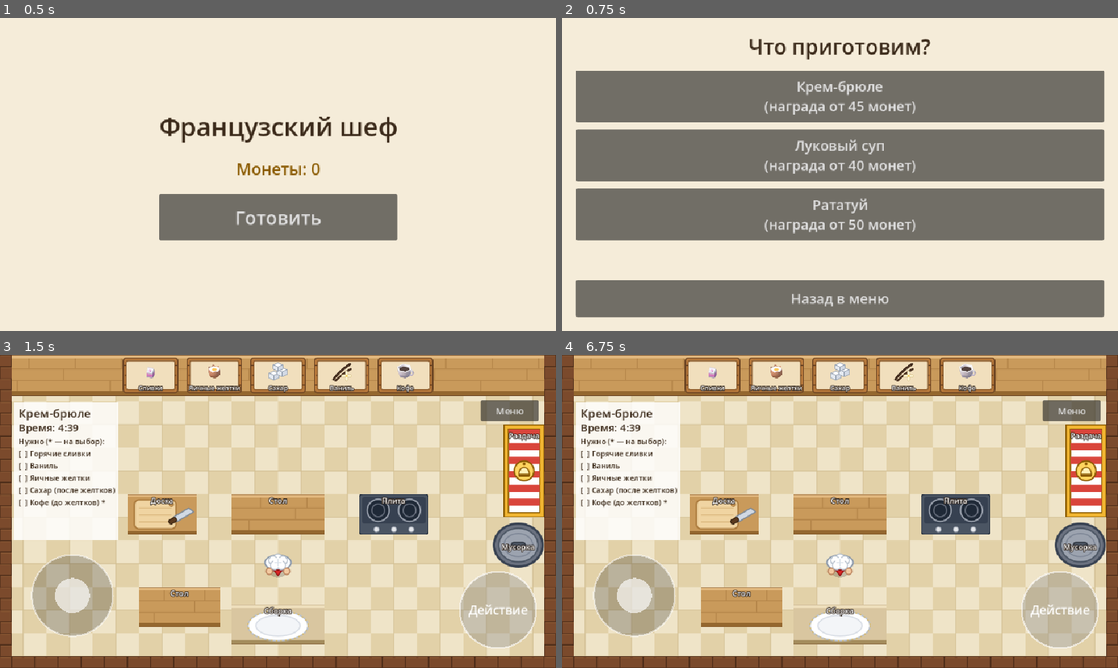
Above: before the commit, frames 1-4 (two rows, left to right).
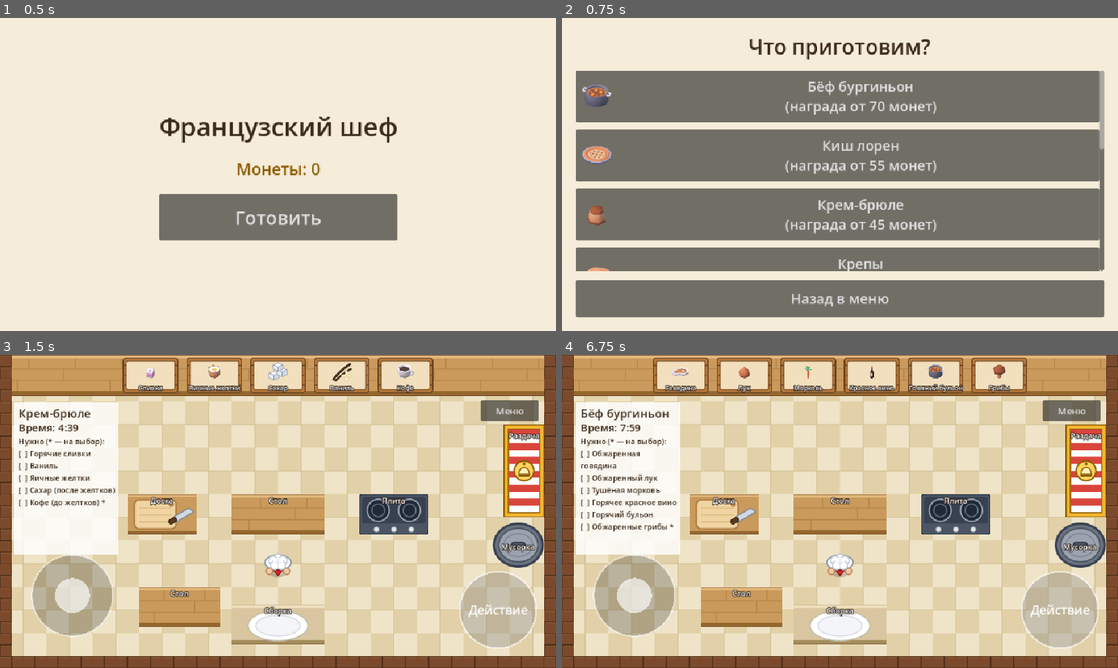
Above: after the commit, the same moments.

Repository: makedonski792-dot/Cheef-NAT
Game: Godot game, scene res://scenes/main_menu.tscn
Two runs of this game, one before a commit and one after it. Both use one fixed random seed, a clock stepped at 60 frames per second and the inputs below.
Inputs (mouse positions are in pixels of both pictures, inside the frame that each line leads up to):
- Up to frame 1 (0.5 s): no input
- Up to frame 2 (0.75 s): click "Готовить" at 0.5 s
- Up to frame 3 (1.5 s): click "Крем-брюле (награда от 45 мон…" at 1.25 s
- Up to frame 4 (6.75 s): click "Меню" at 2 s; tap Enter (ui_accept) at 2.75, 3.02, 3.5, 4.25, 5, 5.75, 6.02 s; move the mouse to (962, 495) at 2.77 s; hold Right (ui_right) 2.78-3.5 s; click (962, 495) at 2.92 s; drag from (728, 527) to (812, 574) at 3.52 s; move the mouse to (895, 442) at 4.27 s; hold Right (ui_right) 4.28-5 s; drag from (812, 574) to (673, 464) at 5.02 s; move the mouse to (1006, 558) at 5.77 s; hold Left (ui_left) 5.78-6.5 s; click (840, 433) at 6.5 s, where only the run after the commit has a clickable "Бёф бургиньон (награда от 70 …"

Frame 1 is identical in both runs. In frame 2, 11% of the frame differs, in the area x 2-98%, y 16-81%; in frame 3, 0.9%; in frame 4, 6.9%.

Commit message:
6 новых рецептов (крок-месье, нисуаз, бургиньон, киш, крепы, мидии), картинки блюд, проверка всех рецептов
Co-Authored-By: Claude Sonnet 5.5 <noreply@anthropic.com>

Diff:
--- /dev/null
+++ b/data/recipes/boeuf_bourguignon.json
@@ -0,0 +1,22 @@
+{
+	"id": "boeuf_bourguignon",
+	"name": "Бёф бургиньон",
+	"description": "Говядина, тушёная в красном вине с овощами. Сложное блюдо: вино можно лить только после мяса. С грибами вкуснее.",
+	"base_reward": 70,
+	"par_time": 220,
+	"time_limit": 480,
+	"dish_icon": "pot-stew",
+	"ingredients": ["beef", "onion", "carrot", "red_wine", "beef_broth", "mushroom"],
+	"steps": [
+		{"id": "beef", "text": "Обжаренная говядина", "item": {"id": "beef", "state": "cooked"}, "requires": []},
+		{"id": "onion", "text": "Обжаренный лук", "item": {"id": "onion", "state": "cooked"}, "requires": []},
+		{"id": "carrot", "text": "Тушёная морковь", "item": {"id": "carrot", "state": "cooked"}, "requires": []},
+		{"id": "wine", "text": "Горячее красное вино", "item": {"id": "red_wine", "state": "cooked"}, "requires": ["beef"]},
+		{"id": "broth", "text": "Горячий бульон", "item": {"id": "beef_broth", "state": "cooked"}, "requires": ["wine", "onion", "carrot"]},
+		{"id": "mushroom", "text": "Обжаренные грибы", "item": {"id": "mushroom", "state": "cooked"}, "requires": ["onion"]}
+	],
+	"variants": [
+		{"id": "classic", "name": "Классический", "needs": ["beef", "onion", "carrot", "wine", "broth"], "bonus": 0},
+		{"id": "mushrooms", "name": "С грибами", "needs": ["beef", "onion", "carrot", "wine", "broth", "mushroom"], "bonus": 15}
+	]
+}
--- a/data/recipes/creme_brulee.json
+++ b/data/recipes/creme_brulee.json
@@ -5,6 +5,7 @@
 	"base_reward": 45,
 	"par_time": 90,
 	"time_limit": 280,
+	"dish_icon": "pudding",
 	"ingredients": ["cream", "egg_yolk", "sugar", "vanilla", "coffee"],
 	"steps": [
 		{"id": "cream", "text": "Горячие сливки", "item": {"id": "cream", "state": "cooked"}, "requires": []},
--- /dev/null
+++ b/data/recipes/crepes.json
@@ -0,0 +1,24 @@
+{
+	"id": "crepes",
+	"name": "Крепы",
+	"description": "Тонкие французские блинчики. Тесто из муки, молока и яйца, растопленное масло, сахар, а сверху лимон или клубника.",
+	"base_reward": 40,
+	"par_time": 100,
+	"time_limit": 280,
+	"dish_icon": "pancakes",
+	"ingredients": ["flour", "milk", "egg", "butter", "sugar", "lemon", "strawberry"],
+	"steps": [
+		{"id": "flour", "text": "Мука", "item": {"id": "flour", "state": "raw"}, "requires": []},
+		{"id": "milk", "text": "Молоко", "item": {"id": "milk", "state": "raw"}, "requires": []},
+		{"id": "egg", "text": "Яйцо", "item": {"id": "egg", "state": "raw"}, "requires": []},
+		{"id": "butter", "text": "Растопленное масло", "item": {"id": "butter", "state": "cooked"}, "requires": []},
+		{"id": "sugar", "text": "Сахар (после теста)", "item": {"id": "sugar", "state": "raw"}, "requires": ["flour", "milk", "egg", "butter"]},
+		{"id": "lemon", "text": "Лимон дольками", "item": {"id": "lemon", "state": "chopped"}, "requires": ["sugar"]},
+		{"id": "strawberry", "text": "Клубника", "item": {"id": "strawberry", "state": "chopped"}, "requires": ["sugar"]}
+	],
+	"variants": [
+		{"id": "sugar", "name": "С сахаром", "needs": ["flour", "milk", "egg", "butter", "sugar"], "bonus": 0},
+		{"id": "lemon", "name": "С лимоном", "needs": ["flour", "milk", "egg", "butter", "sugar", "lemon"], "bonus": 10},
+		{"id": "strawberry", "name": "С клубникой", "needs": ["flour", "milk", "egg", "butter", "sugar", "strawberry"], "bonus": 15}
+	]
+}
--- /dev/null
+++ b/data/recipes/croque_monsieur.json
@@ -0,0 +1,22 @@
+{
+	"id": "croque_monsieur",
+	"name": "Крок-месье",
+	"description": "Горячий сэндвич с ветчиной и сыром под соусом бешамель. Если добавить яичницу сверху, это «крок-мадам».",
+	"base_reward": 45,
+	"par_time": 110,
+	"time_limit": 300,
+	"dish_icon": "sandwich",
+	"ingredients": ["bread", "ham", "gruyere", "butter", "milk", "egg"],
+	"steps": [
+		{"id": "butter", "text": "Растопленное масло", "item": {"id": "butter", "state": "cooked"}, "requires": []},
+		{"id": "milk", "text": "Горячее молоко (бешамель)", "item": {"id": "milk", "state": "cooked"}, "requires": ["butter"]},
+		{"id": "bread", "text": "Поджаренный хлеб", "item": {"id": "bread", "state": "cooked"}, "requires": []},
+		{"id": "ham", "text": "Обжаренная ветчина", "item": {"id": "ham", "state": "cooked"}, "requires": []},
+		{"id": "gruyere", "text": "Тёртый сыр", "item": {"id": "gruyere", "state": "chopped"}, "requires": ["bread"]},
+		{"id": "egg", "text": "Яичница (для мадам)", "item": {"id": "egg", "state": "cooked"}, "requires": ["bread", "ham"]}
+	],
+	"variants": [
+		{"id": "monsieur", "name": "Крок-месье", "needs": ["butter", "milk", "bread", "ham", "gruyere"], "bonus": 0},
+		{"id": "madame", "name": "Крок-мадам", "needs": ["butter", "milk", "bread", "ham", "gruyere", "egg"], "bonus": 15}
+	]
+}
--- /dev/null
+++ b/data/recipes/moules_mariniere.json
@@ -0,0 +1,23 @@
+{
+	"id": "moules_mariniere",
+	"name": "Мидии в вине",
+	"description": "Мидии, сваренные в белом вине с луком и чесноком. Вино надо добавить до мидий. Можно подать со сливками или с багетом.",
+	"base_reward": 60,
+	"par_time": 160,
+	"time_limit": 380,
+	"dish_icon": "pan",
+	"ingredients": ["mussel", "white_wine", "garlic", "onion", "cream", "baguette"],
+	"steps": [
+		{"id": "onion", "text": "Обжаренный лук", "item": {"id": "onion", "state": "cooked"}, "requires": []},
+		{"id": "garlic", "text": "Обжаренный чеснок", "item": {"id": "garlic", "state": "cooked"}, "requires": ["onion"]},
+		{"id": "wine", "text": "Горячее белое вино (до мидий)", "item": {"id": "white_wine", "state": "cooked"}, "requires": ["onion", "garlic"], "blocked_by": ["mussel"]},
+		{"id": "mussel", "text": "Раскрывшиеся мидии", "item": {"id": "mussel", "state": "cooked"}, "requires": ["wine"]},
+		{"id": "cream", "text": "Горячие сливки", "item": {"id": "cream", "state": "cooked"}, "requires": ["mussel"]},
+		{"id": "baguette", "text": "Подсушенный багет", "item": {"id": "baguette", "state": "cooked"}, "requires": []}
+	],
+	"variants": [
+		{"id": "classic", "name": "Классические", "needs": ["onion", "garlic", "wine", "mussel"], "bonus": 0},
+		{"id": "creamy", "name": "Со сливками", "needs": ["onion", "garlic", "wine", "mussel", "cream"], "bonus": 12},
+		{"id": "bread", "name": "С багетом", "needs": ["onion", "garlic", "wine", "mussel", "baguette"], "bonus": 8}
+	]
+}
--- a/data/recipes/onion_soup.json
+++ b/data/recipes/onion_soup.json
@@ -5,6 +5,7 @@
 	"base_reward": 40,
 	"par_time": 120,
 	"time_limit": 320,
+	"dish_icon": "bowl-soup",
 	"ingredients": ["onion", "butter", "beef_broth", "white_wine", "baguette", "gruyere"],
 	"steps": [
 		{"id": "onion", "text": "Обжаренный лук", "item": {"id": "onion", "state": "cooked"}, "requires": []},
--- /dev/null
+++ b/data/recipes/quiche_lorraine.json
@@ -0,0 +1,21 @@
+{
+	"id": "quiche_lorraine",
+	"name": "Киш лорен",
+	"description": "Открытый пирог с беконом, яичной заливкой и сыром. Можно добавить лук-порей.",
+	"base_reward": 55,
+	"par_time": 150,
+	"time_limit": 360,
+	"dish_icon": "pie",
+	"ingredients": ["bacon", "egg", "cream", "gruyere", "leek"],
+	"steps": [
+		{"id": "bacon", "text": "Обжаренный бекон", "item": {"id": "bacon", "state": "cooked"}, "requires": []},
+		{"id": "egg", "text": "Яйца для заливки", "item": {"id": "egg", "state": "raw"}, "requires": []},
+		{"id": "cream", "text": "Сливки (после яиц)", "item": {"id": "cream", "state": "raw"}, "requires": ["egg"]},
+		{"id": "gruyere", "text": "Тёртый сыр (после сливок)", "item": {"id": "gruyere", "state": "chopped"}, "requires": ["cream"]},
+		{"id": "leek", "text": "Обжаренный лук-порей", "item": {"id": "leek", "state": "cooked"}, "requires": ["bacon"]}
+	],
+	"variants": [
+		{"id": "lorraine", "name": "Классический лорен", "needs": ["bacon", "egg", "cream", "gruyere"], "bonus": 0},
+		{"id": "leek", "name": "С луком-пореем", "needs": ["bacon", "egg", "cream", "gruyere", "leek"], "bonus": 10}
+	]
+}
--- a/data/recipes/ratatouille.json
+++ b/data/recipes/ratatouille.json
@@ -5,6 +5,7 @@
 	"base_reward": 50,
 	"par_time": 180,
 	"time_limit": 400,
+	"dish_icon": "pan-stew",
 	"ingredients": ["eggplant", "zucchini", "tomato", "bell_pepper", "onion", "garlic", "olive_oil", "thyme"],
 	"steps": [
 		{"id": "oil", "text": "Горячее оливковое масло", "item": {"id": "olive_oil", "state": "cooked"}, "requires": []},
--- /dev/null
+++ b/data/recipes/salade_nicoise.json
@@ -0,0 +1,22 @@
+{
+	"id": "salade_nicoise",
+	"name": "Салат нисуаз",
+	"description": "Свежий салат с юга Франции: овощи, варёное яйцо и заправка из оливкового масла. С обжаренным тунцом он сытнее.",
+	"base_reward": 50,
+	"par_time": 130,
+	"time_limit": 330,
+	"dish_icon": "salad",
+	"ingredients": ["tomato", "bell_pepper", "onion", "egg", "fish", "olive_oil"],
+	"steps": [
+		{"id": "tomato", "text": "Нарезанный помидор", "item": {"id": "tomato", "state": "chopped"}, "requires": []},
+		{"id": "pepper", "text": "Нарезанный перец", "item": {"id": "bell_pepper", "state": "chopped"}, "requires": []},
+		{"id": "onion", "text": "Нарезанный лук", "item": {"id": "onion", "state": "chopped"}, "requires": []},
+		{"id": "egg", "text": "Варёное яйцо", "item": {"id": "egg", "state": "cooked"}, "requires": []},
+		{"id": "fish", "text": "Обжаренный тунец", "item": {"id": "fish", "state": "cooked"}, "requires": []},
+		{"id": "oil", "text": "Оливковое масло (в конце)", "item": {"id": "olive_oil", "state": "raw"}, "requires": ["tomato", "pepper", "onion"]}
+	],
+	"variants": [
+		{"id": "veggie", "name": "Овощной", "needs": ["tomato", "pepper", "onion", "egg", "oil"], "bonus": 0},
+		{"id": "tuna", "name": "С тунцом", "needs": ["tomato", "pepper", "onion", "egg", "fish", "oil"], "bonus": 20}
+	]
+}
--- a/scenes/kitchen.gd
+++ b/scenes/kitchen.gd
@@ -314,7 +314,7 @@
 	var card := ColorRect.new()
 	card.color = Color(1, 1, 1, 0.82)
 	card.position = Vector2(24, 82)
-	card.size = Vector2(180, 238)
+	card.size = Vector2(180, 262)
 	layer.add_child(card)
 
 	var name_label := Label.new()
@@ -331,9 +331,10 @@
 
 	_order_label = Label.new()
 	_order_label.position = Vector2(8, 58)
-	_order_label.size = Vector2(166, 170)
+	_order_label.size = Vector2(166, 194)
 	_order_label.autowrap_mode = TextServer.AUTOWRAP_WORD_SMART
-	_order_label.add_theme_font_size_override("font_size", 13)
+	# Много шагов (рататуй): пишем мельче, чтобы список влез в карточку
+	_order_label.add_theme_font_size_override("font_size", 13 if recipe["steps"].size() <= 8 else 11)
 	_order_label.add_theme_color_override("font_color", Color("3b2a1a"))
 	card.add_child(_order_label)
 
--- a/scenes/recipe_select.gd
+++ b/scenes/recipe_select.gd
@@ -42,6 +42,14 @@
 		button.text = "%s\n(награда от %d монет)" % [recipe["name"], recipe["base_reward"]]
 		button.custom_minimum_size = Vector2(0, 90)
 		button.add_theme_font_size_override("font_size", 24)
+		# Картинка блюда слева от названия
+		var dish_icon := Icons.food(recipe.get("dish_icon", ""))
+		if dish_icon != null:
+			button.icon = dish_icon
+			button.expand_icon = true
+			button.icon_alignment = HORIZONTAL_ALIGNMENT_LEFT
+			button.add_theme_constant_override("icon_max_width", 64)
+			button.add_theme_constant_override("h_separation", 16)
 		button.pressed.connect(_on_recipe_pressed.bind(recipe))
 		list.add_child(button)
 
--- a/tests/test_cooking_logic.gd
+++ b/tests/test_cooking_logic.gd
@@ -32,7 +32,7 @@
 
 func _init() -> void:
 	var recipes := RecipeLoader.load_recipes()
-	check(recipes.size() == 3, "загружено 3 рецепта")
+	check(recipes.size() == 9, "загружено 9 рецептов")
 
 	print("Луковый суп: классический")
 	var soup := CookingLogic.new(recipe_by_id(recipes, "onion_soup"))
--- /dev/null
+++ b/tests/test_recipes.gd
@@ -0,0 +1,75 @@
+extends SceneTree
+# Проверка всех рецептов: данные целы, картинки есть, каждый вариант блюда
+# можно приготовить на нашей кухне. Запускай после добавления нового рецепта.
+#   Godot --headless --path . --script tests/test_recipes.gd
+
+var failures := 0
+
+
+func check(condition: bool, message: String) -> void:
+	if not condition:
+		failures += 1
+		print("  ОШИБКА: ", message)
+
+
+func _init() -> void:
+	var ingredients := RecipeLoader.load_ingredients()
+	var recipes := RecipeLoader.load_recipes()
+	print("Рецептов: %d, ингредиентов: %d" % [recipes.size(), ingredients.size()])
+
+	# У каждого ингредиента есть картинка (основная и для особых состояний)
+	for id in ingredients:
+		var info: Dictionary = ingredients[id]
+		check(info.has("name"), "%s: нет названия" % id)
+		check(Icons.food(info.get("icon", "")) != null, "%s: нет картинки '%s'" % [id, info.get("icon", "")])
+		for state in info.get("icons", {}):
+			check(Icons.food(info["icons"][state]) != null, "%s: нет картинки для состояния %s" % [id, state])
+
+	for recipe in recipes:
+		var rid: String = recipe["id"]
+		print("  - ", recipe["name"])
+		check(Icons.food(recipe.get("dish_icon", "")) != null, "%s: нет картинки блюда" % rid)
+		check(recipe.get("time_limit", 0) > recipe.get("par_time", 0), "%s: time_limit должен быть больше par_time" % rid)
+
+		var listed: Array = recipe["ingredients"]
+		check(listed.size() <= 8, "%s: больше 8 ящиков не помещается" % rid)
+		for id in listed:
+			check(ingredients.has(id), "%s: ингредиента '%s' нет в ingredients.json" % [rid, id])
+
+		# Каждый шаг выполним на нашей кухне
+		var used := {}
+		for step in recipe["steps"]:
+			var need: Dictionary = step["item"]
+			used[need["id"]] = true
+			check(need["id"] in listed, "%s: шаг '%s' использует '%s', которого нет в ящиках" % [rid, step["id"], need["id"]])
+			var info: Dictionary = ingredients.get(need["id"], {})
+			match need["state"]:
+				"raw":
+					pass
+				"chopped":
+					check(info.get("chop", false), "%s: '%s' нельзя нарезать" % [rid, need["id"]])
+				"cooked":
+					check(info.get("heat", false), "%s: '%s' нельзя греть" % [rid, need["id"]])
+				_:
+					check(false, "%s: неизвестное состояние '%s'" % [rid, need["state"]])
+		for id in listed:
+			check(used.has(id), "%s: ящик '%s' лишний, он нигде не нужен" % [rid, id])
+
+		# Каждый вариант блюда можно собрать за некоторый порядок шагов
+		for variant in recipe["variants"]:
+			var cooking := CookingLogic.new(recipe)
+			var progress := true
+			while progress and not cooking.is_finished():
+				progress = false
+				for step_id in variant["needs"]:
+					if cooking.can_do_safely(step_id):
+						cooking.do_step(step_id)
+						progress = true
+			check(cooking.is_finished(), "%s: вариант '%s' нельзя собрать (зависимости шагов)" % [rid, variant["id"]])
+			if cooking.is_finished():
+				check(cooking.finished_variant()["id"] == variant["id"], "%s: собрался другой вариант вместо '%s'" % [rid, variant["id"]])
+				check(cooking.grade(1.0)["reward"] == recipe["base_reward"] + variant["bonus"], "%s: неверная награда варианта '%s'" % [rid, variant["id"]])
+
+	print("")
+	print("ВСЕ ТЕСТЫ ПРОШЛИ" if failures == 0 else "ПРОВАЛЕНО ТЕСТОВ: %d" % failures)
+	quit(failures)
Not shown, added: tests/test_recipes.gd.uid
